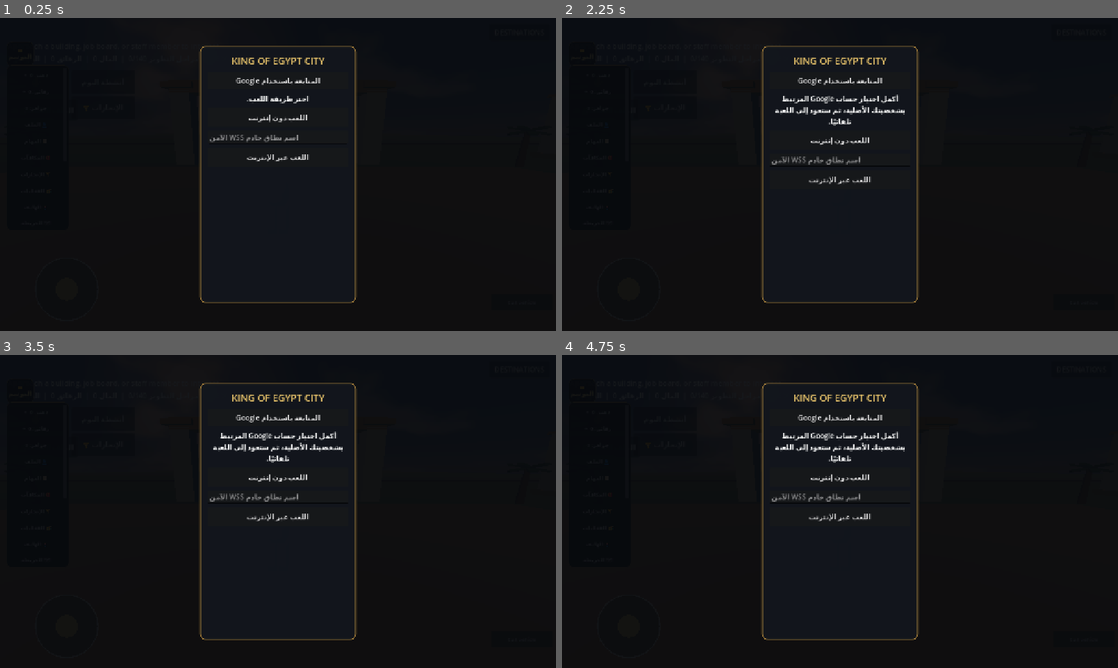
Above: before the commit, frames 1-4 (two rows, left to right).
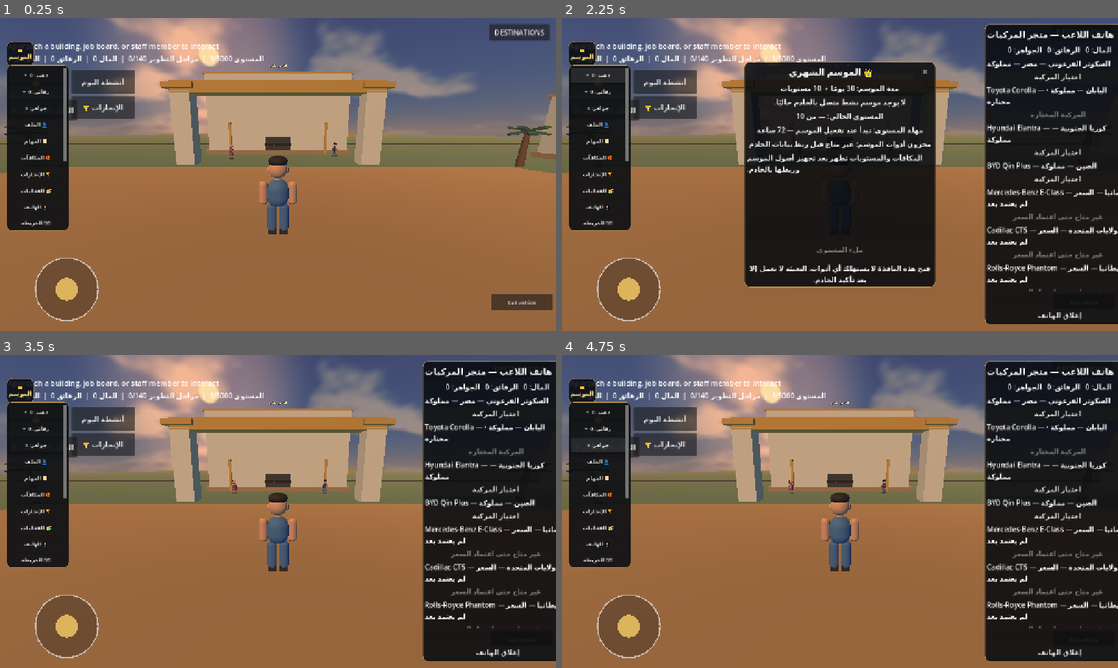
Above: after the commit, the same moments.

Repository: gamalalaraby1988-dotcom/King-Egypt-
Game: Godot game, scene res://scenes/main.tscn
The game is run twice, just before and just after one commit, with the same random seed, the same clock (stepped at 60 frames per second) and the same inputs.
Inputs (mouse positions are in pixels of both pictures, inside the frame that each line leads up to):
- Up to frame 1 (0.25 s): no input
- Up to frame 2 (2.25 s): click (840, 80) at 0.5 s, where only the run before the commit has a clickable "المتابعة باستخدام Google"; click "👑 الموسم" at 1.25 s; click "ذهب: 0 +" at 2 s
- Up to frame 3 (3.5 s): click (361, 408) at 2.75 s, where only the run after the commit has a clickable "✕"
- Up to frame 4 (4.75 s): click "رقائق: 0 +" at 3.5 s; click "جواهر: 0" at 4.25 s

The runs differ from the first frame. In frame 1, 95% of the frame differs, in the area x 0-100%, y 0-100%; in frame 2, 55%; in frame 3, 75%; in frame 4, 76%.
Error after the commit: Parse Error: Identifier "MAGIC_LINK_REDIRECT_URI" not declared in the current scope. (res://scripts/player_account_auth_client.gd:144)

Commit message:
Finalize Google OAuth callback and remove email magic-link state

Diff:
--- a/scripts/player_account_auth_client.gd
+++ b/scripts/player_account_auth_client.gd
@@ -1,5 +1,5 @@
 extends Node
-## General player email-OTP authentication. Separate from FounderAuthClient and its identity.
+## Google OAuth PKCE authentication for the player account. Founder checks reuse this exact session.
 signal request_finished(success: bool, message: String)
 signal account_authenticated(user_id: String, email: String)
 signal session_access_token_changed(access_token: String)
@@ -9,11 +9,9 @@
 
 const API_BASE_SETTING := "founder/auth/api_base_url"
 const PUBLISHABLE_KEY_SETTING := "founder/auth/publishable_key"
-const OTP_PATH := "/auth/v1/otp"
-const VERIFY_PATH := "/auth/v1/verify"
 const PKCE_TOKEN_PATH := "/auth/v1/token?grant_type=pkce"
 const REFRESH_PATH := "/auth/v1/token?grant_type=refresh_token"
-const MAGIC_LINK_REDIRECT_URI := "kingofegyptcity://auth-callback"
+const GOOGLE_REDIRECT_URI := "kingofegyptcity://auth-callback"
 const PKCE_VERIFIER_ALIAS := "king_of_egypt_city.player.magic_link_verifier.v1"
 const DEEP_LINK_PLUGIN_SINGLETON := "FounderSecureStorage"
 const PROFILE_PATH := "/rest/v1/player_profiles"
@@ -26,7 +24,6 @@
 var _profile_action := ""
 var _profile_request_access_token := ""
 var _profile_request_user_id := ""
-var _pending_email := ""
 var _access_token := ""
 var _refresh_token := ""
 var _expires_at := 0
@@ -52,7 +49,7 @@
 	if pending_link.is_empty():
 		return
 	plugin.call("clearPendingAuthLink")
-	_handle_magic_link_callback(pending_link)
+	_handle_google_oauth_callback(pending_link)
 
 func _ready() -> void:
 	_auth_http = HTTPRequest.new()
@@ -122,13 +119,13 @@
 		_pending_code_verifier = ""
 		request_finished.emit(false, "التخزين الآمن في Android غير متاح؛ لم يتم فتح Google.")
 		return false
-	var redirect_query := "?provider=google&redirect_to=" + MAGIC_LINK_REDIRECT_URI.uri_encode()
+	var redirect_query := "?provider=google&redirect_to=" + GOOGLE_REDIRECT_URI.uri_encode()
 	redirect_query += "&code_challenge=" + challenge.uri_encode()
 	redirect_query += "&code_challenge_method=s256"
 	var authorize_url := _api_base_url() + "/auth/v1/authorize" + redirect_query
 	var open_error := OS.shell_open(authorize_url)
 	if open_error != OK:
-		_clear_pending_magic_link()
+		_clear_pending_oauth()
 		request_finished.emit(false, "تعذر فتح صفحة تسجيل الدخول باستخدام Google.")
 		return false
 	request_finished.emit(true, "اختر حساب Google المرتبط بشخصيتك الأصلية، ثم عُد إلى اللعبة.")
@@ -143,7 +140,7 @@
 func _base64url(value: PackedByteArray) -> String:
 	return Marshalls.raw_to_base64(value).replace("+", "-").replace("/", "_").trim_suffix("=")
 
-func _handle_magic_link_callback(link: String) -> void:
+func _handle_google_oauth_callback(link: String) -> void:
 	if not link.begins_with(MAGIC_LINK_REDIRECT_URI):
 		return
 	var auth_code := _url_parameter(link, "code")
@@ -173,12 +170,11 @@
 			return parts[1].uri_decode()
 	return ""
 
-func _clear_pending_magic_link() -> void:
+func _clear_pending_oauth() -> void:
 	var storage := _secure_storage()
 	if storage != null and storage.has_method("delete_secret"):
 		storage.call("delete_secret", PKCE_VERIFIER_ALIAS)
 	_pending_code_verifier = ""
-	_pending_email = ""
 
 func _api_base_url() -> String:
 	return str(ProjectSettings.get_setting(API_BASE_SETTING, "")).strip_edges().trim_suffix("/")
